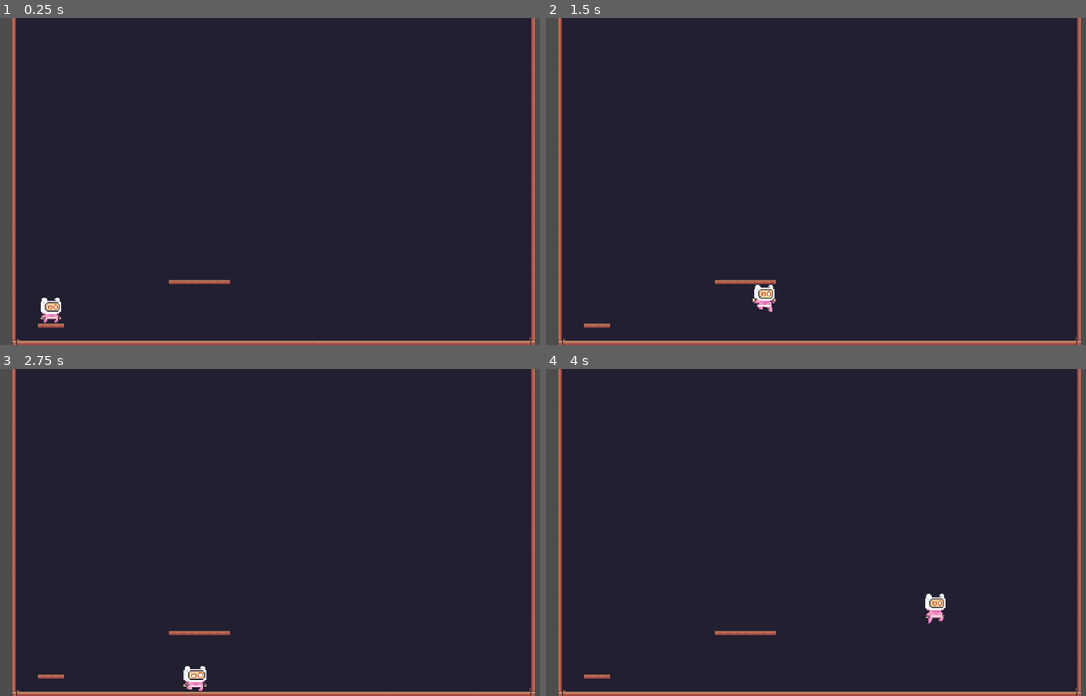
Above: before the commit, frames 1-4 (two rows, left to right).
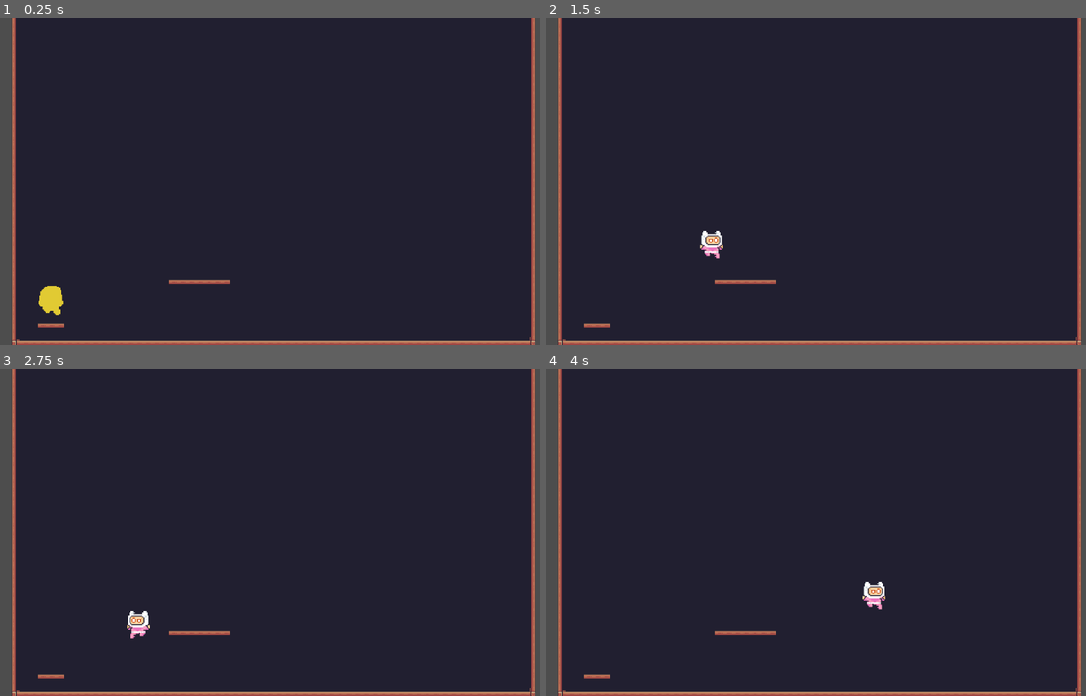
Above: after the commit, the same moments.

Repository: Breno1112/godot_pixel_adventure
Game: Godot game, scene res://scenes/main.tscn
Two runs of this game, one before a commit and one after it. Both use one fixed random seed, a clock stepped at 60 frames per second and the inputs below.
Inputs:
- Up to frame 1 (0.25 s): no input
- Up to frame 2 (1.5 s): hold Ctrl (run) 0.53-1.28 s; hold D (right) from 0.53 s (still down); tap Space (jump) at 0.77, 0.8, 1.07, 1.35 s
- Up to frame 3 (2.75 s): tap Space (jump) at 1.52, 1.82, 2.3 s; tap Ctrl (run) at 1.55 s; release D (right) at 2.03 s; hold A (left) from 2.03 s (still down); hold Ctrl (run) from 2.03 s (still down)
- Up to frame 4 (4 s): release A (left) at 2.78 s; release Ctrl (run) at 2.78 s; hold D (right) from 2.78 s (still down); tap Ctrl (run) at 2.85 s; tap Space (jump) at 3.02, 3.32, 3.6, 3.77 s

The runs differ from the first frame. In frame 1, 0.4% of the frame differs, in the area x 7-12%, y 82-94%; in frame 2, 0.5%; in frame 3, 0.5%; in frame 4, 0.5%, in the area x 58-74%, y 65-78%.

Commit message:
decoupled

Diff:
--- a/scenes/player.tscn
+++ b/scenes/player.tscn
@@ -432,5 +432,7 @@
 
 [node name="PlayerMovement" type="Node" parent="." unique_id=703181754]
 script = ExtResource("12_3v2ag")
-WALK_VELOCITY = 300.0
-MAX_RUN_VELOCITY = 800.0
+walk_velocity = 300.0
+max_run_velocity = 600.0
+run_acceleration = 150.0
+run_deceleration = 150.0
--- a/scripts/player/player.gd
+++ b/scripts/player/player.gd
@@ -3,69 +3,53 @@
 @onready var animated_sprite_2d: AnimatedSprite2D = $AnimatedSprite2D
 @onready var jump_sound: AudioStreamPlayer2D = $JumpSound
 @onready var spawn_sound: AudioStreamPlayer2D = $SpawnSound
-@onready var player_movement: Node = $PlayerMovement
+@onready var movement: PlayerMovement = $PlayerMovement
 
-
-
-@export var WALK_VELOCITY: float = 150.0
-@export var JUMP_VELOCITY: float = -400.0
-@export var MAX_RUN_VELOCITY: float = 300.0
-@export var RUN_ACCELERATION: float = 300.0
-@export var RUN_DEACCELERATION: float = 400.0
-@export var SPAWN_ANIMATION_DURATION_SECONDS: int = 0
-
-var current_speed_limit: float
+@export var spawn_duration: float = 0.8
 
 var can_control: bool = false
 
 
 func _ready() -> void:
-	player_movement.init(self)
-	spawn_player()
-	#current_speed_limit = WALK_VELOCITY
-
-func spawn_player():
-	player_movement.set_can_move(false)
-	can_control = false
-	animated_sprite_2d.play("spawn")
-	spawn_sound.play()
-	print("animation started")
-	await get_tree().create_timer(SPAWN_ANIMATION_DURATION_SECONDS) .timeout
-	animated_sprite_2d.stop()
-	animated_sprite_2d.play("idle")
-	player_movement.set_can_move(true)
-	can_control = true
-	print("animation finished")
+	movement.init(self)
+	await spawn_player()
 
 
 func _physics_process(delta: float) -> void:
 	if not can_control:
 		return
-	handle_jump()
-	update_run_state()
-	handle_horizontal_movement()
+
+	handle_input()
+	movement.tick(delta)
+
 	update_animation()
+	update_facing_direction()
 
 	move_and_slide()
 
 
-func handle_jump() -> void:
+# ----------------------------
+# INPUT
+# ----------------------------
+
+func handle_input() -> void:
+	var direction := Input.get_axis("left", "right")
+	movement.set_direction(direction)
+
 	if Input.is_action_just_pressed("jump"):
-		player_movement.start_jumping()
-		return
+		movement.start_jumping()
+		jump_sound.play()
+
 	if Input.is_action_just_released("jump"):
-		player_movement.stop_jumping()
+		movement.stop_jumping()
+
+	if should_run():
+		movement.start_running()
+	else:
+		movement.stop_running()
 
 
-func update_run_state() -> void:
-	if should_accelerate_run():
-		player_movement.start_running()
-
-	else:
-		player_movement.stop_running()
-
-
-func should_accelerate_run() -> bool:
+func should_run() -> bool:
 	return (
 		is_on_floor()
 		and Input.is_action_pressed("run")
@@ -73,29 +57,33 @@
 	)
 
 
-func handle_horizontal_movement() -> void:
-	var direction := Input.get_axis("left", "right")
-	player_movement.handle_horizontal_movement(direction)
+# ----------------------------
+# SPAWN
+# ----------------------------
 
-	#if direction != 0:
-		#velocity.x = direction * current_speed_limit
-		#update_facing_direction(direction)
-	#else:
-		#velocity.x = move_toward(
-			#velocity.x,
-			#0,
-			#current_speed_limit
-		#)
+func spawn_player() -> void:
+	can_control = false
+	movement.set_can_move(false)
+
+	animated_sprite_2d.play("spawn")
+	spawn_sound.play()
+
+	await get_tree().create_timer(spawn_duration).timeout
+
+	animated_sprite_2d.play("idle")
+
+	movement.set_can_move(true)
+	can_control = true
 
 
-func update_facing_direction(direction: float) -> void:
-	if direction > 0:
-		animated_sprite_2d.flip_h = false
-	elif direction < 0:
-		animated_sprite_2d.flip_h = true
-
+# ----------------------------
+# ANIMATION
+# ----------------------------
 
 func update_animation() -> void:
+	if not can_control:
+		return
+
 	if not is_on_floor():
 		if velocity.y < 0:
 			animated_sprite_2d.animation = "jump"
@@ -103,13 +91,14 @@
 			animated_sprite_2d.animation = "fall"
 		return
 
-	if abs(velocity.x) > 1:
+	if abs(velocity.x) > 1.0:
 		animated_sprite_2d.animation = "run"
 	else:
 		animated_sprite_2d.animation = "idle"
 
 
-func do_jump() -> void:
-	#velocity.y = JUMP_VELOCITY
-	animated_sprite_2d.animation = "jump"
-	jump_sound.play()
+func update_facing_direction() -> void:
+	if velocity.x > 0:
+		animated_sprite_2d.flip_h = false
+	elif velocity.x < 0:
+		animated_sprite_2d.flip_h = true
--- a/scripts/player/player_movement.gd
+++ b/scripts/player/player_movement.gd
@@ -1,61 +1,103 @@
 extends Node
+class_name PlayerMovement
 
 var player: CharacterBody2D
 
-@export var WALK_VELOCITY: float = 150.0
-@export var JUMP_VELOCITY: float = -850.0
-@export var MAX_RUN_VELOCITY: float = 300.0
-@export var RUN_ACCELERATION: float = 300.0
-@export var RUN_DEACCELERATION: float = 400.0
-@export var SPAWN_ANIMATION_DURATION_SECONDS: int = 0
+# ----------------------------
+# CONFIG
+# ----------------------------
+
+@export var walk_velocity: float = 150.0
+@export var max_run_velocity: float = 300.0
+@export var run_acceleration: float = 300.0
+@export var run_deceleration: float = 400.0
+@export var jump_velocity: float = -850.0
+
+# ----------------------------
+# STATE
+# ----------------------------
 
 var current_speed_limit: float
-var is_player_running: bool = false
-var is_player_jumping: bool = false
+var is_running: bool = false
+var jump_request: bool = false
 var can_move: bool = false
+var direction: float = 0.0
 
 
-func init(p: CharacterBody2D):
+# ----------------------------
+# INIT
+# ----------------------------
+
+func init(p: CharacterBody2D) -> void:
 	player = p
-	current_speed_limit = WALK_VELOCITY
+	current_speed_limit = walk_velocity
 
 
-func _physics_process(delta: float) -> void:
+func set_can_move(value: bool) -> void:
+	can_move = value
+
+
+# ----------------------------
+# MAIN LOOP
+# ----------------------------
+
+func tick(delta: float) -> void:
 	if not can_move:
 		return
+
 	apply_gravity(delta)
-	handle_jump()
 	update_run_state(delta)
-	#move_and_slide()
+	apply_horizontal_movement()
+	apply_jump()
 
-func set_can_move(new_value: bool):
-	can_move = new_value
 
-func start_running():
-	is_player_running = true
+# ----------------------------
+# INPUT FROM PLAYER
+# ----------------------------
 
-func stop_running():
-	is_player_running = false
+func set_direction(value: float) -> void:
+	direction = value
 
+
+func start_running() -> void:
+	is_running = true
+
+
+func stop_running() -> void:
+	is_running = false
+
+
+func start_jumping() -> void:
+	jump_request = true
+
+
+func stop_jumping() -> void:
+	jump_request = false
+
+
+# ----------------------------
+# PHYSICS
+# ----------------------------
 
 func apply_gravity(delta: float) -> void:
 	if not player.is_on_floor():
 		player.velocity += player.get_gravity() * delta
 
+
 func update_run_state(delta: float) -> void:
-	if is_player_running:
+	if is_running:
 		current_speed_limit = min(
-			current_speed_limit + RUN_ACCELERATION * delta,
-			MAX_RUN_VELOCITY
+			current_speed_limit + run_acceleration * delta,
+			max_run_velocity
 		)
 	else:
 		current_speed_limit = max(
-			current_speed_limit - RUN_DEACCELERATION * delta,
-			WALK_VELOCITY
+			current_speed_limit - run_deceleration * delta,
+			walk_velocity
 		)
 
-func handle_horizontal_movement(direction: float) -> void:
 
+func apply_horizontal_movement() -> void:
 	if direction != 0:
 		player.velocity.x = direction * current_speed_limit
 	else:
@@ -65,19 +107,13 @@
 			current_speed_limit
 		)
 
-func handle_jump() -> void:
-	if is_player_jumping and can_jump():
-		do_jump()
 
-func can_jump() -> bool:
-	return player.is_on_floor()
+func apply_jump() -> void:
+	if not jump_request:
+		return
 
+	if not player.is_on_floor():
+		return
 
-func do_jump() -> void:
-	player.velocity.y = JUMP_VELOCITY
-
-func start_jumping():
-	is_player_jumping = true
-
-func stop_jumping():
-	is_player_jumping = false
+	player.velocity.y = jump_velocity
+	jump_request = false
